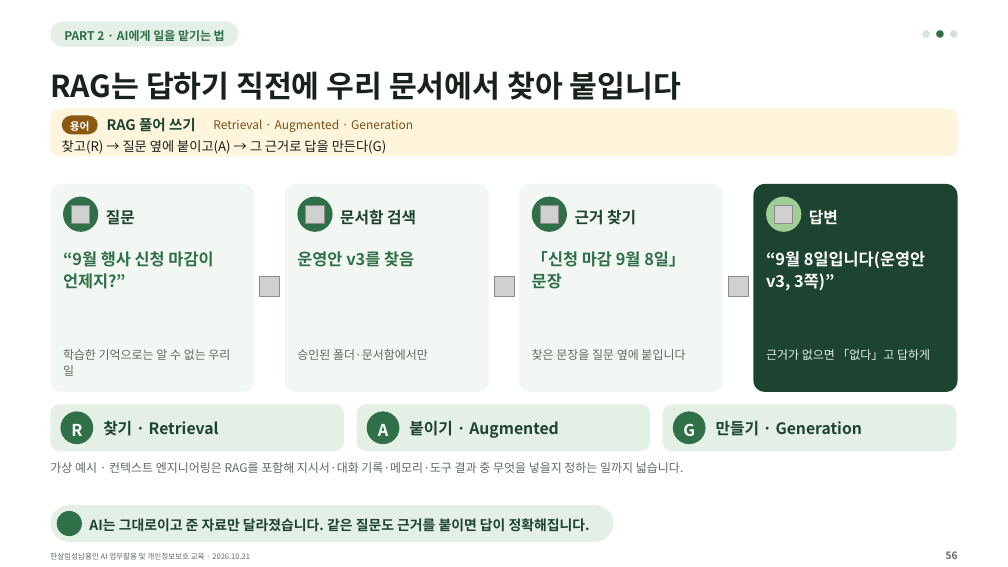
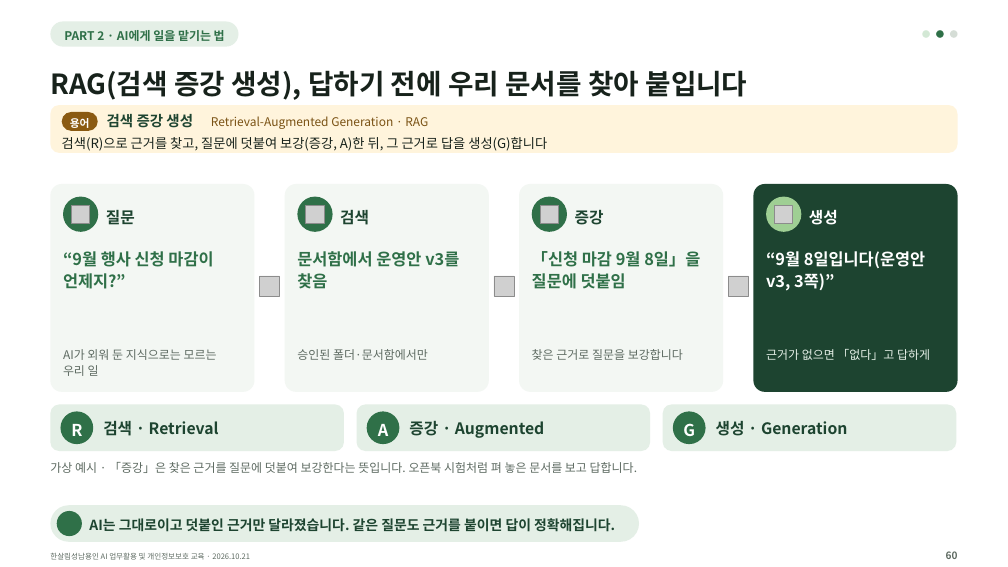
Before and after one commit to kscold/kscold-blog-version-2, a slide deck: slide 55 of apps/web/public/hansalim/files/한살림_AI교육_강의자료.pptx (slide 51 before the commit). Drawn at 1008x567 pixels with LibreOffice and Linux fonts; fonts in the diff are those of the drawing; grey boxes stand for pictures; background and template pictures are left out. Boxes give left, top, right and bottom in pixels: in the first picture for what was removed or moved away, otherwise in the second. Text is boxed around its words. In the diff, an @@ line names an element or a change of style, - is before the commit and + after.

Commit message:
feat(frontend): 한살림 자료 페이지를 가볍게 정리하고 글꼴이 든 165장 자료로 갱신함
- 강의 저장소 release 40f770a94545ce85(165장) 자료를 반영함. 실습 ZIP에 글꼴이 들어가 별도 글꼴 카드·버튼을 없애고, 예전 글꼴 ZIP 주소는 호환용으로만 남김
- 제목 아래 굵은 안내 상자를 보통 문장 한 줄로 바꾸고, 실습 자료 받기 버튼·준비 방법 보기·웹에서 강의 보기를 첫 화면에 둠
- 자료 목록을 큰 카드 대신 제목·용도·크기·버튼이 맞춰진 행으로 바꾸고, PPT 글꼴 안내는 접는 도움말로 옮김
- 실습 준비는 Windows를 먼저 보여 주고 Mac으로 바꿀 수 있게 함(방향키 지원). 압축을 푼 폴더 모양과 준비 완료 기준을 함께 보여 줌
- 강사 소개를 아래쪽 짧은 소개로 줄이고, 구역 제목의 영문 꼬리표를 뺌
- 동기화 스크립트가 release_id와 실습 ZIP 속 글꼴·라이선스까지 확인하고, 화면에 숨길 자료는 파일만 두게 함
- 자료 링크에 파일 해시 버전을 붙이고, 주소를 직접 열어도 한글 파일 이름으로 저장되게 Content-Disposition을 넣음
- 첫 화면 버튼 위치·크기, 안내 문장 모양, OS 전환 키보드 조작, 파일 해시·응답 헤더, 슬라이드 장수를 E2E로 확인함

```diff
--- a/apps/web/public/hansalim/files/한살림_AI교육_강의자료.pptx
+++ b/apps/web/public/hansalim/files/한살림_AI교육_강의자료.pptx
@@ text at box(50, 70, 748, 100): text changed; size 28.8 to 26.4 pt @@
-RAG는 답하기 직전에 우리 문서에서 찾아 붙입니다
+RAG(검색 증강 생성), 답하기 전에 우리 문서를 찾아 붙입니다
@@ rounded rectangle: place and size @@
-rounded rectangle at box(51, 109, 958, 157)
+rounded rectangle at box(51, 105, 958, 153)
@@ rounded rectangle: place and size @@
-rounded rectangle at box(62, 116, 98, 135)
+rounded rectangle at box(62, 112, 98, 131)
@@ text at box(107, 114, 193, 128): text changed @@
-RAG 풀어 쓰기
+검색 증강 생성
@@ text at box(211, 116, 428, 129): text changed @@
-Retrieval · Augmented · Generation
+Retrieval-Augmented Generation · RAG
@@ text at box(62, 137, 547, 151): text changed @@
-찾고(R) → 질문 옆에 붙이고(A) → 그 근거로 답을 만든다(G)
+검색(R)으로 근거를 찾고, 질문에 덧붙여 보강(증강, A)한 뒤, 그 근거로 답을 생성(G)합니다
@@ text at box(340, 210, 369, 225): text changed @@
-문서함 검색
+검색
@@ text at box(575, 210, 604, 225): text changed @@
-근거 찾기
+증강
@@ text at box(809, 210, 838, 225): text changed @@
-답변
+생성
@@ text at box(297, 251, 459, 289): text changed @@
-운영안 v3를 찾음
+문서함에서 운영안 v3를
+찾음
@@ text at box(532, 251, 700, 289): text changed @@
-「신청 마감 9월 8일」
-문장
+「신청 마감 9월 8일」을
+질문에 덧붙임
@@ text at box(63, 349, 217, 376): text changed @@
-학습한 기억으로는 알 수 없는 우리
-일
+AI가 외워 둔 지식으로는 모르는
+우리 일
@@ text at box(532, 349, 683, 360): text changed @@
-찾은 문장을 질문 옆에 붙입니다
+찾은 근거로 질문을 보강합니다
@@ text at box(103, 421, 219, 436): text changed @@
-찾기 · Retrieval
+검색 · Retrieval
@@ text at box(409, 421, 544, 438): text changed @@
-붙이기 · Augmented
+증강 · Augmented
@@ text at box(716, 421, 847, 436): text changed @@
-만들기 · Generation
+생성 · Generation
@@ text at box(50, 462, 637, 473): text changed @@
-가상 예시 · 컨텍스트 엔지니어링은 RAG를 포함해 지시서·대화 기록·메모리·도구 결과 중 무엇을 넣을지 정하는 일까지 넓습니다.
+가상 예시 · 「증강」은 찾은 근거를 질문에 덧붙여 보강한다는 뜻입니다. 오픈북 시험처럼 펴 놓은 문서를 보고 답합니다.
@@ rounded rectangle: place and size @@
-rounded rectangle at box(51, 505, 614, 541)
+rounded rectangle at box(51, 505, 640, 541)
@@ text at box(89, 518, 615, 532): text changed @@
-AI는 그대로이고 준 자료만 달라졌습니다. 같은 질문도 근거를 붙이면 답이 정확해집니다.
+AI는 그대로이고 덧붙인 근거만 달라졌습니다. 같은 질문도 근거를 붙이면 답이 정확해집니다.
```
Also in this commit, not shown: 109 other slides changed, 26 slides added, 1 slide removed, 26 other files.
